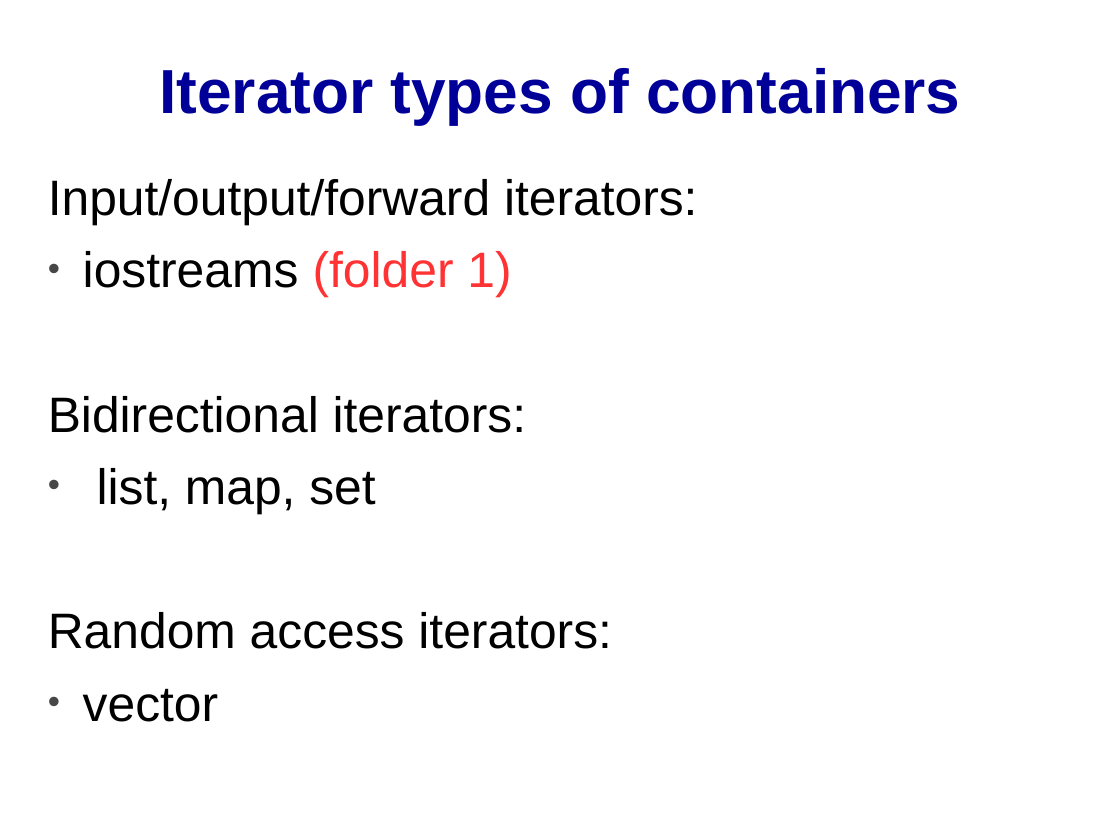
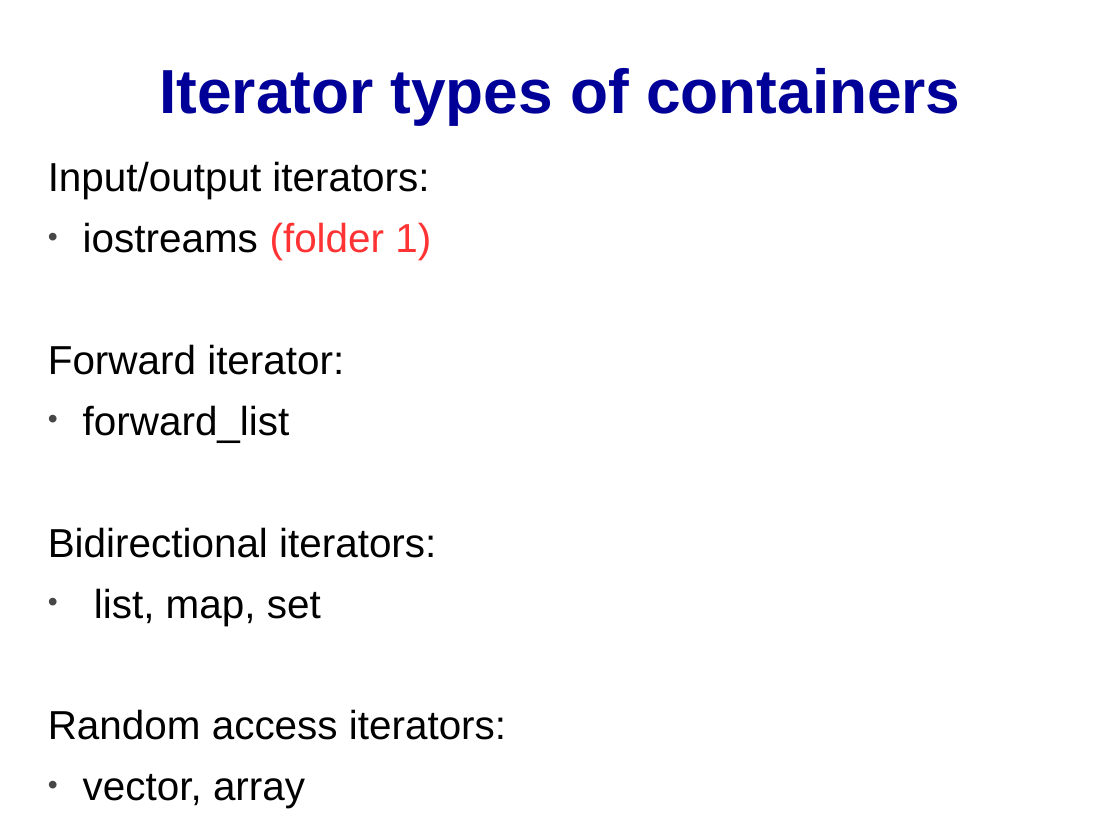
Before and after one commit to cpp-at-ariel/cpp-5780, a slide deck: slide 6 of 11-stl-algorithms/slides-iterators.odp. Drawn at 1120x840 pixels with LibreOffice and Linux fonts; fonts in the diff are those of the drawing. Boxes give left, top, right and bottom in pixels: in the first picture for what was removed or moved away, otherwise in the second. Text is boxed around its words. In the diff, an @@ line names an element or a change of style, - is before the commit and + after.

Commit message:
vector iterators and const iterators

```diff
--- a/11-stl-algorithms/slides-iterators.odp
+++ b/11-stl-algorithms/slides-iterators.odp
@@ text "Input/output iterators:": place and size @@
-text "Input/output iterators:" at (48,179,698,722)
+text "Input/output iterators:" at (48,161,506,808)
@@ text at (48,161,429,199): text changed; size 32 to 26 pt @@
-Input/output/forward iterators:
+Input/output iterators:
@@ text at (48,222,506,740): size 32 to 26 pt in "iostreams (folder 1)", "Bidirectional iterators:", "list, map, set", "Random access iterators:" @@
@@ text at (48,344,344,443): paragraphs added @@
+Forward iterator:
+• forward_list
@@ text at (83,774,305,808): text changed; size 32 to 26 pt @@
-• vector
+• vector, array
```
Also in this commit, not shown: 4 other files.
